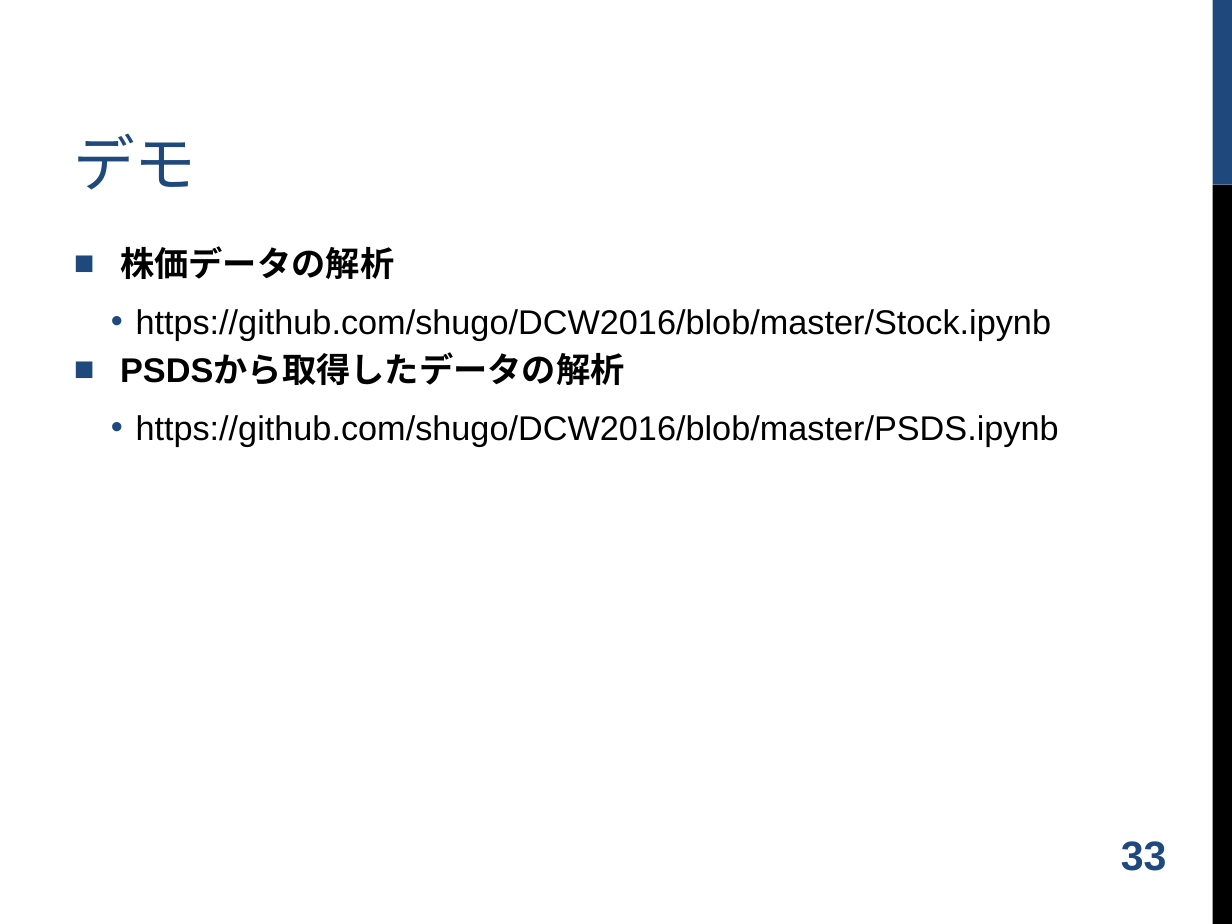
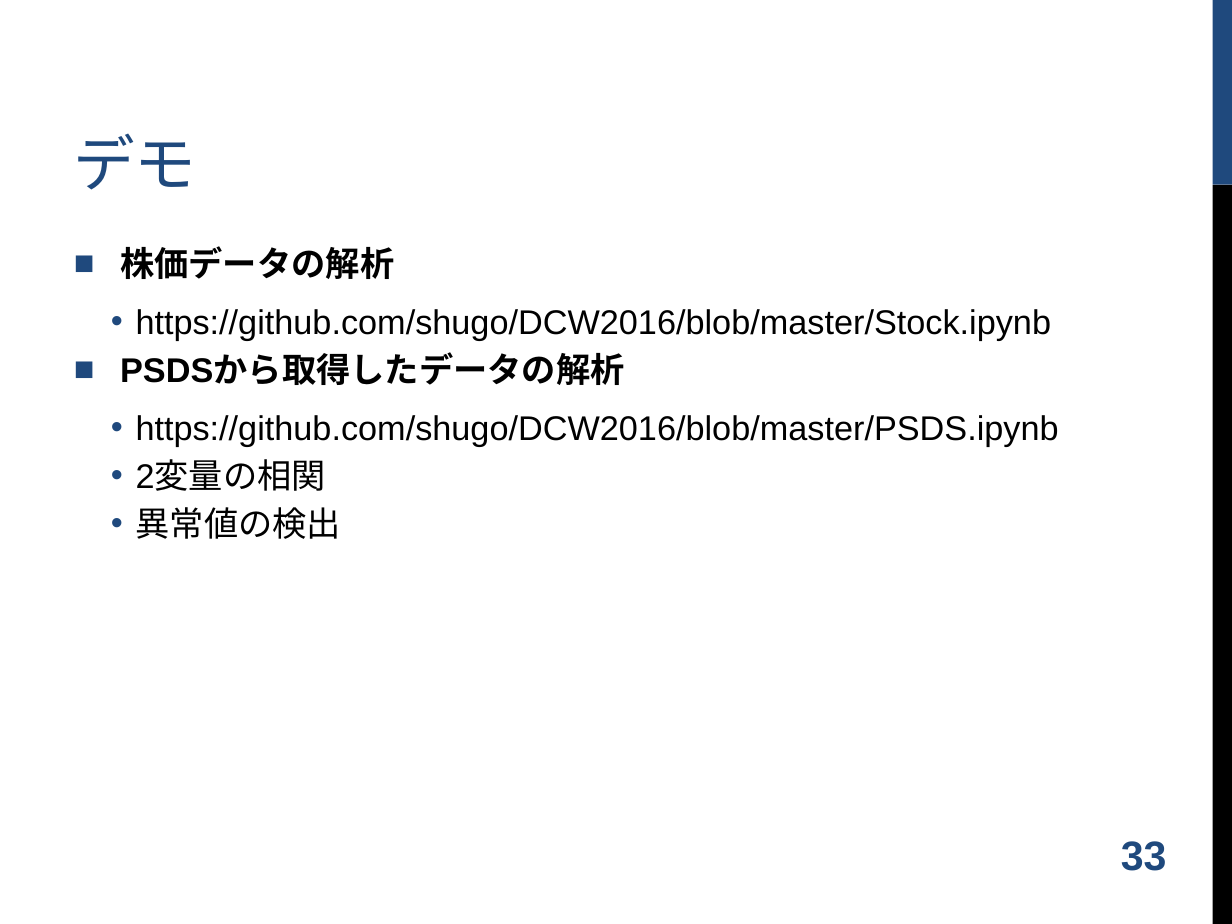
Before and after one commit to shugo/DCW2016, a slide deck: slide 34 of ruby_data_analysis.pptx. Drawn at 1232x924 pixels with LibreOffice and Linux fonts; fonts in the diff are those of the drawing; background and template pictures are left out. Boxes give left, top, right and bottom in pixels: in the first picture for what was removed or moved away, otherwise in the second. Text is boxed around its words. In the diff, an @@ line names an element or a change of style, - is before the commit and + after.

```diff
--- a/ruby_data_analysis.pptx
+++ b/ruby_data_analysis.pptx
@@ text at (136, 461, 342, 539): paragraphs added @@
+  • 2変量の相関
+  • 異常値の検出
```
Also in this commit, not shown: 1 other file.
